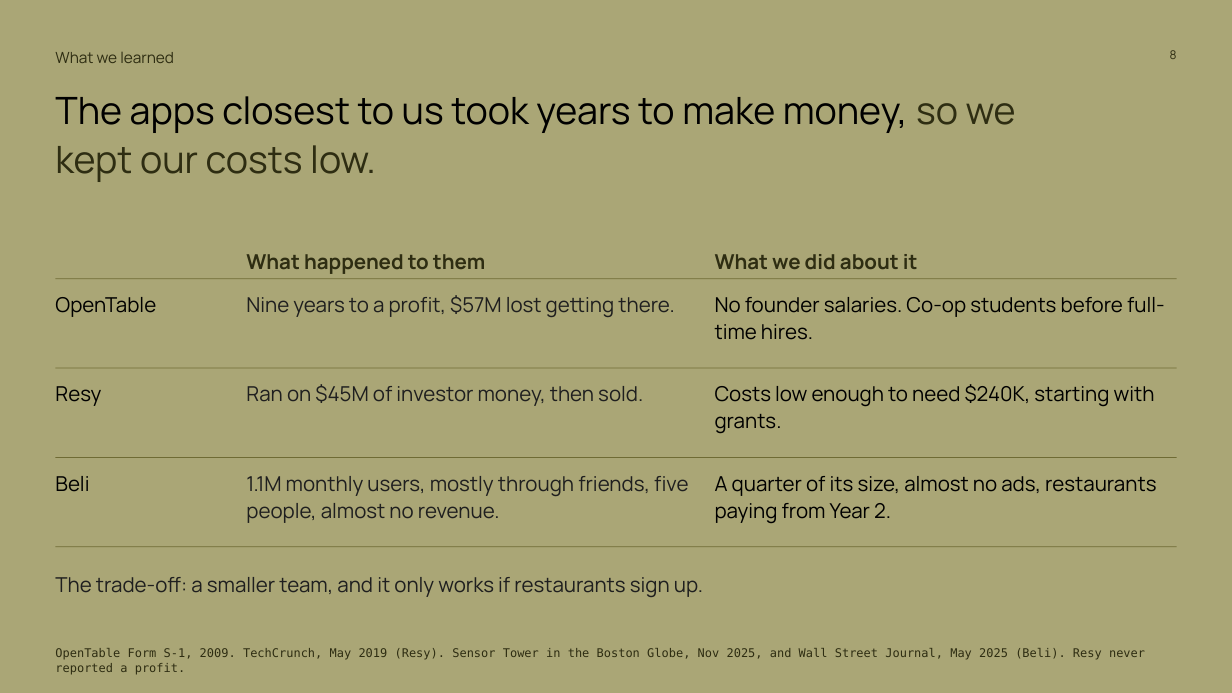
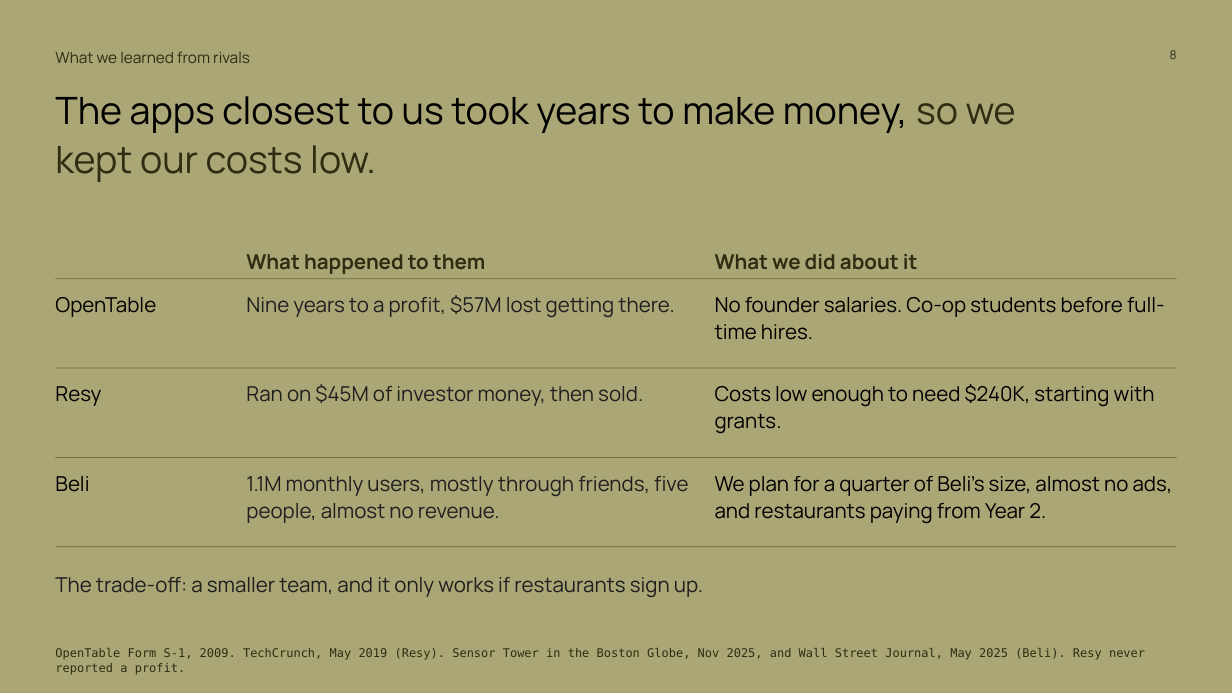
Before and after one commit to Dinguusto/Alex-s-workout-app, a slide deck: slide 8 of ENTR_4501_Gate_2_deck_readable.pptx. Drawn at 1232x693 pixels with LibreOffice and Linux fonts; fonts in the diff are those of the drawing. Boxes give left, top, right and bottom in pixels: in the first picture for what was removed or moved away, otherwise in the second. Text is boxed around its words. In the diff, an @@ line names an element or a change of style, - is before the commit and + after.

```diff
--- a/ENTR_4501_Gate_2_deck_readable.pptx
+++ b/ENTR_4501_Gate_2_deck_readable.pptx
@@ text at box(55, 51, 250, 63): text changed @@
-What we learned
+What we learned from rivals
@@ text at box(715, 476, 1173, 523): text changed @@
-A quarter of its size, almost no ads, restaurants paying from Year 2.
+We plan for a quarter of Beli’s size, almost no ads, and restaurants paying from Year 2.
```
Also in this commit, not shown: 3 other slides changed.
